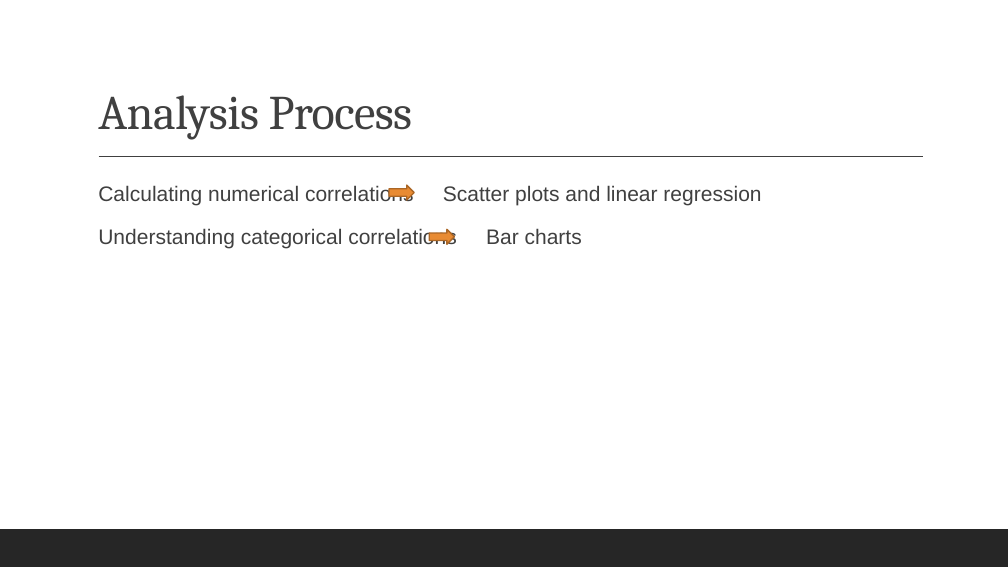
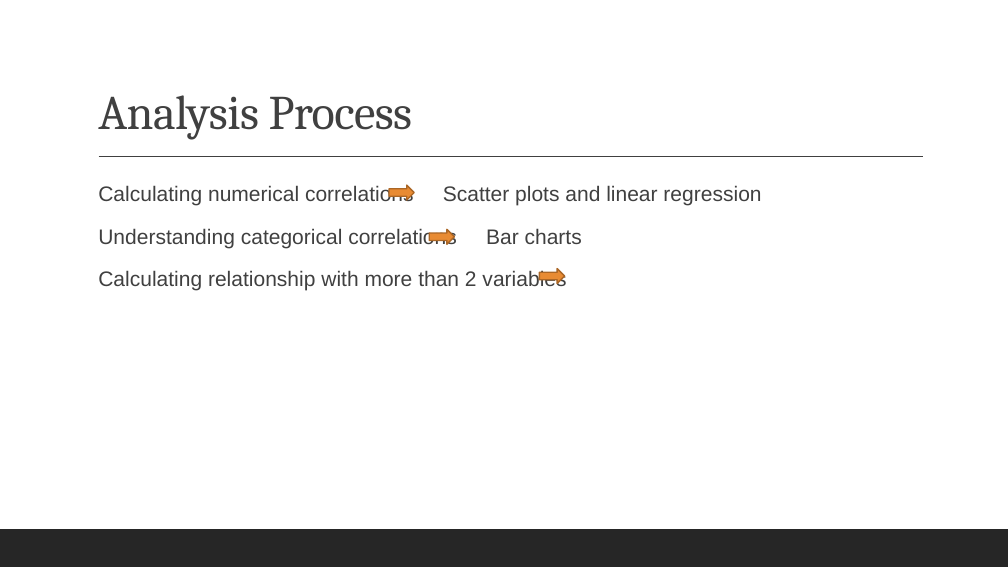
Before and after one commit to reginesgit/Factors-Contributing-to-a-Countrys-Happiness, a slide deck: slide 8 of Anaconda_Results_Presentation.pptx. Drawn at 1008x567 pixels with LibreOffice and Linux fonts; fonts in the diff are those of the drawing. Boxes give left, top, right and bottom in pixels: in the first picture for what was removed or moved away, otherwise in the second. Text is boxed around its words. In the diff, an @@ line names an element or a change of style, - is before the commit and + after.

```diff
--- a/Anaconda_Results_Presentation.pptx
+++ b/Anaconda_Results_Presentation.pptx
@@ text at box(98, 269, 566, 290): paragraph added @@
+  Calculating relationship with more than 2 variables
@@ right arrow added at box(539, 268, 564, 284), fill #E88B33, outline #AC6726 1.25 pt @@
```
Also in this commit, not shown: 6 other slides changed, 2 slides added, 1 slide removed, 4 other files.
